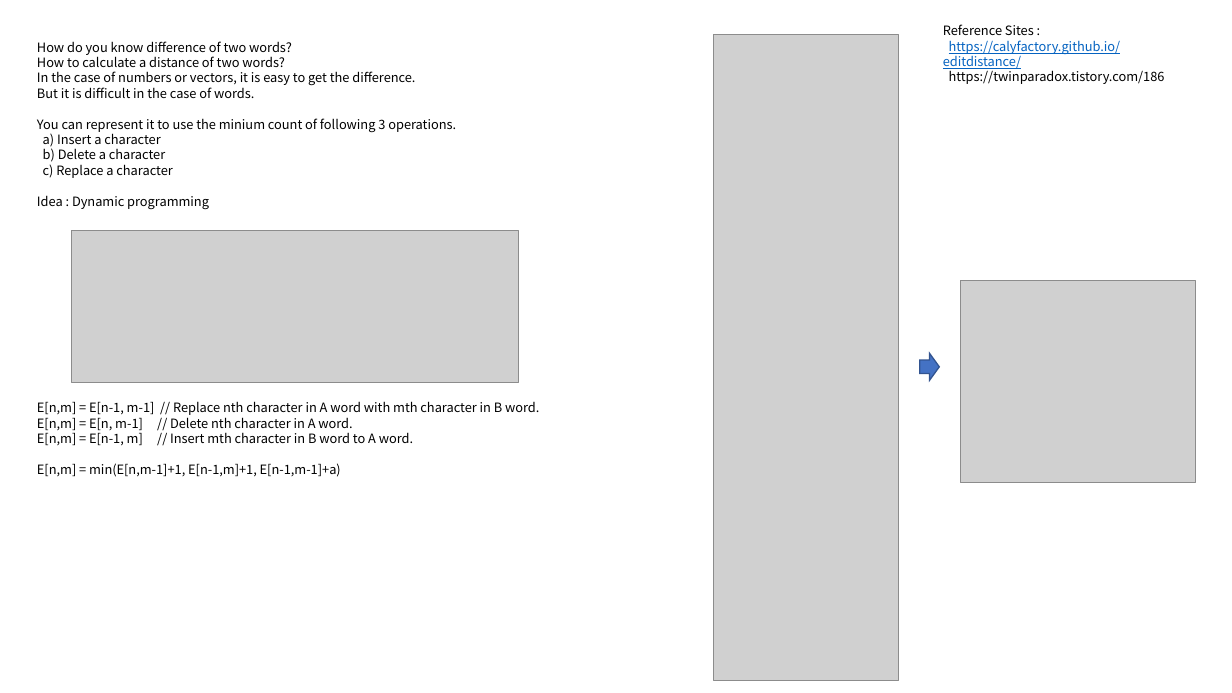
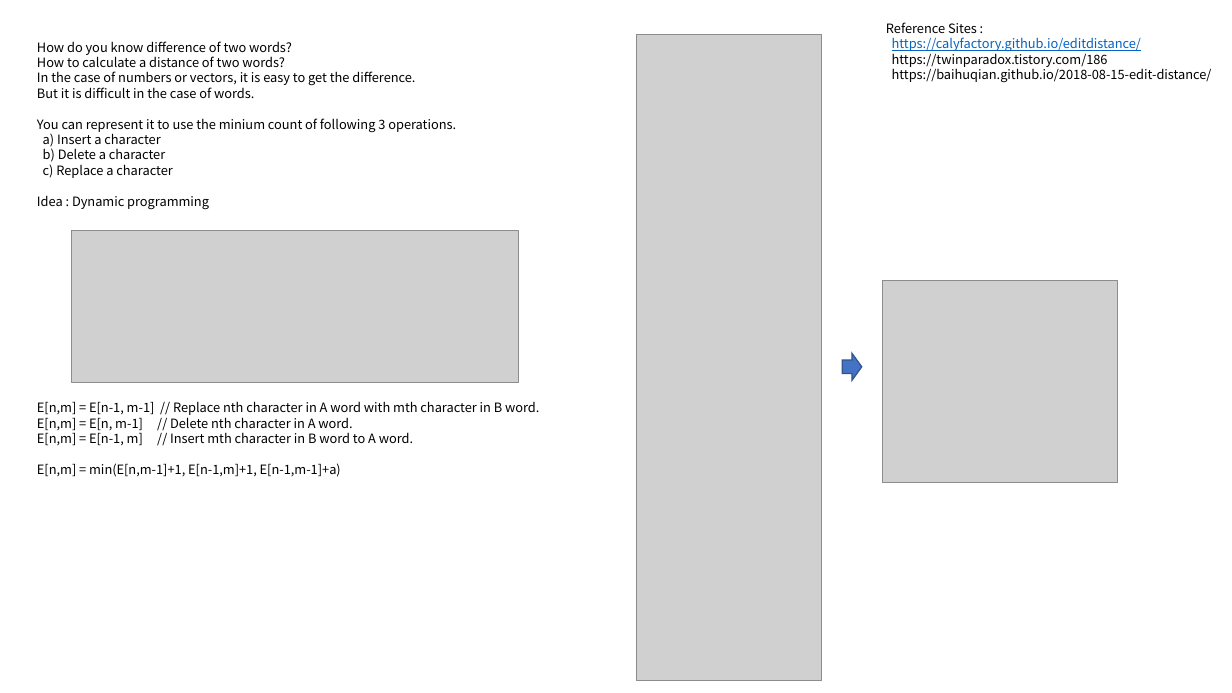
Before and after one commit to Binse-Park/Solutions-of-LeetCode, a slide deck: slide 1 of 72_Edit_Distance_My_Note.pptx. Drawn at 1232x693 pixels with LibreOffice and Linux fonts; fonts in the diff are those of the drawing; grey boxes stand for pictures. Boxes give left, top, right and bottom in pixels: in the first picture for what was removed or moved away, otherwise in the second. Text is boxed around its words. In the diff, an @@ line names an element or a change of style, - is before the commit and + after.

```diff
--- a/72_Edit_Distance_My_Note.pptx
+++ b/72_Edit_Distance_My_Note.pptx
@@ text "Reference Sites :": place and size @@
-text "Reference Sites :" at <box>943,24,1165,84</box>
+text "Reference Sites :" at <box>886,22,1212,83</box>
@@ picture: place and size @@
-picture at <box>714,35,899,681</box>
+picture at <box>637,35,822,681</box>
@@ text at <box>892,66,1212,83</box>: paragraph added @@
+https://baihuqian.github.io/2018-08-15-edit-distance/
@@ picture: place and size @@
-picture at <box>960,281,1195,483</box>
+picture at <box>883,281,1117,483</box>
@@ right arrow: place and size @@
-right arrow at <box>921,353,940,380</box>
+right arrow at <box>843,353,862,380</box>
```
